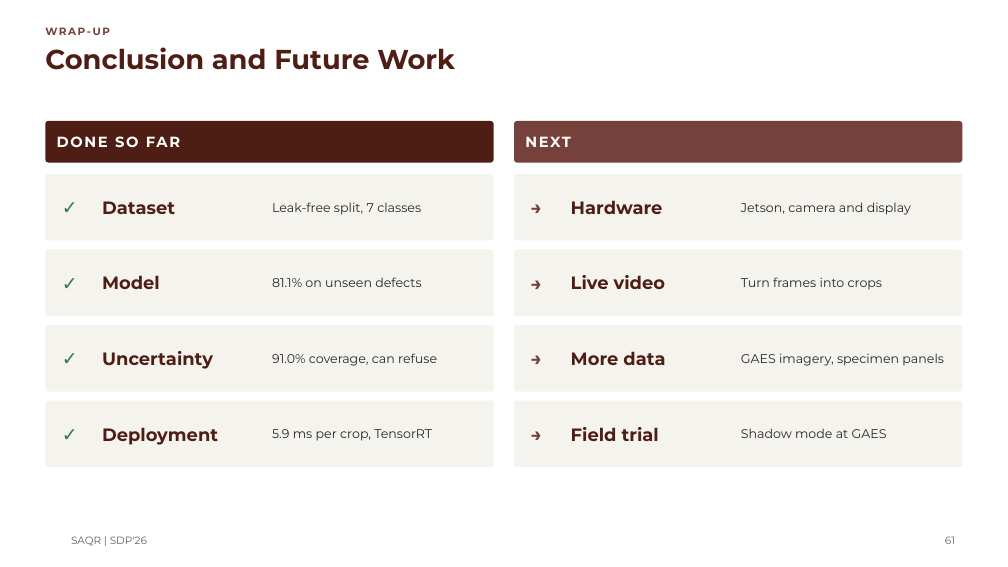
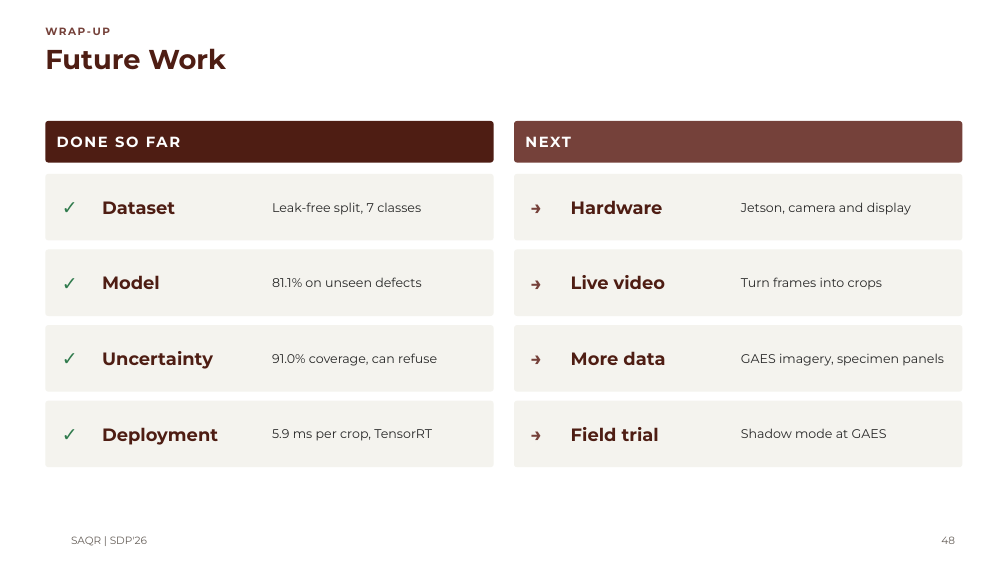
Before and after one commit to MASAR-AUS/SAQR, a slide deck: slide 48 of SAQR CMP490 Presentation.pptx (slide 61 before the commit). Drawn at 1008x567 pixels with LibreOffice and Linux fonts; fonts in the diff are those of the drawing; background and template pictures are left out. Boxes give left, top, right and bottom in pixels: in the first picture for what was removed or moved away, otherwise in the second. Text is boxed around its words. In the diff, an @@ line names an element or a change of style, - is before the commit and + after.

```diff
--- a/SAQR CMP490 Presentation.pptx
+++ b/SAQR CMP490 Presentation.pptx
@@ title at [45,48,226,70]: text changed @@
-Conclusion and Future Work
+Future Work
@@ page number at [941,536,955,544]: text changed @@
-61
+48
```
Also in this commit, not shown: 11 other slides changed, 4 slides added, 2 slides removed.
